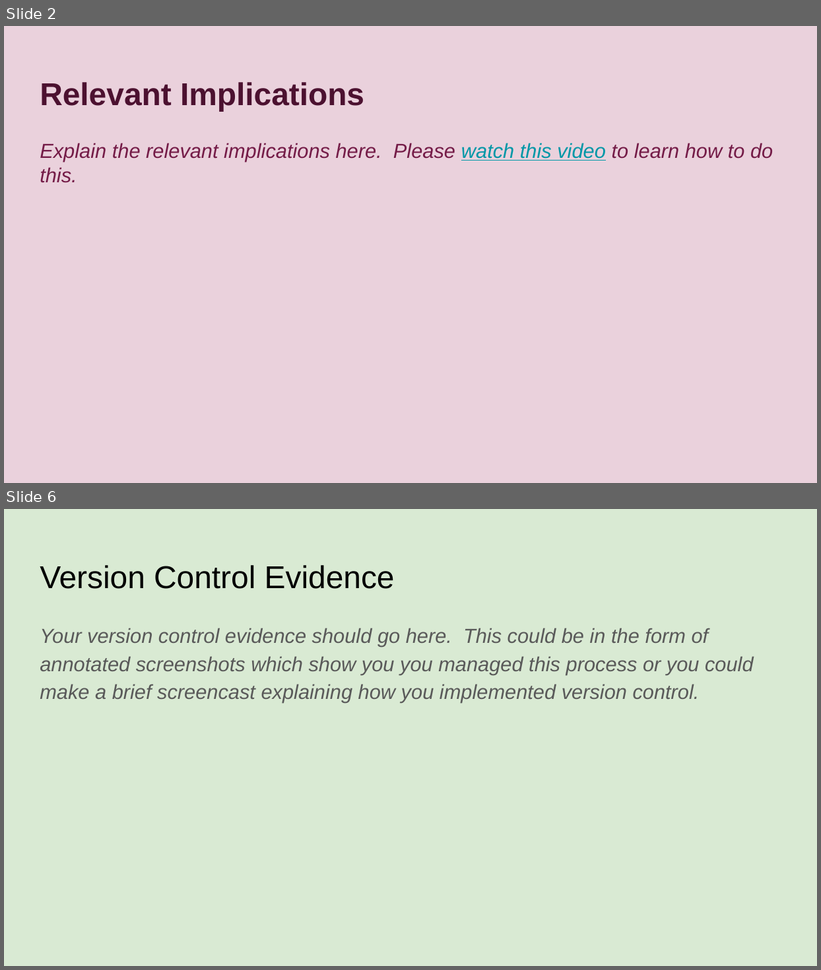
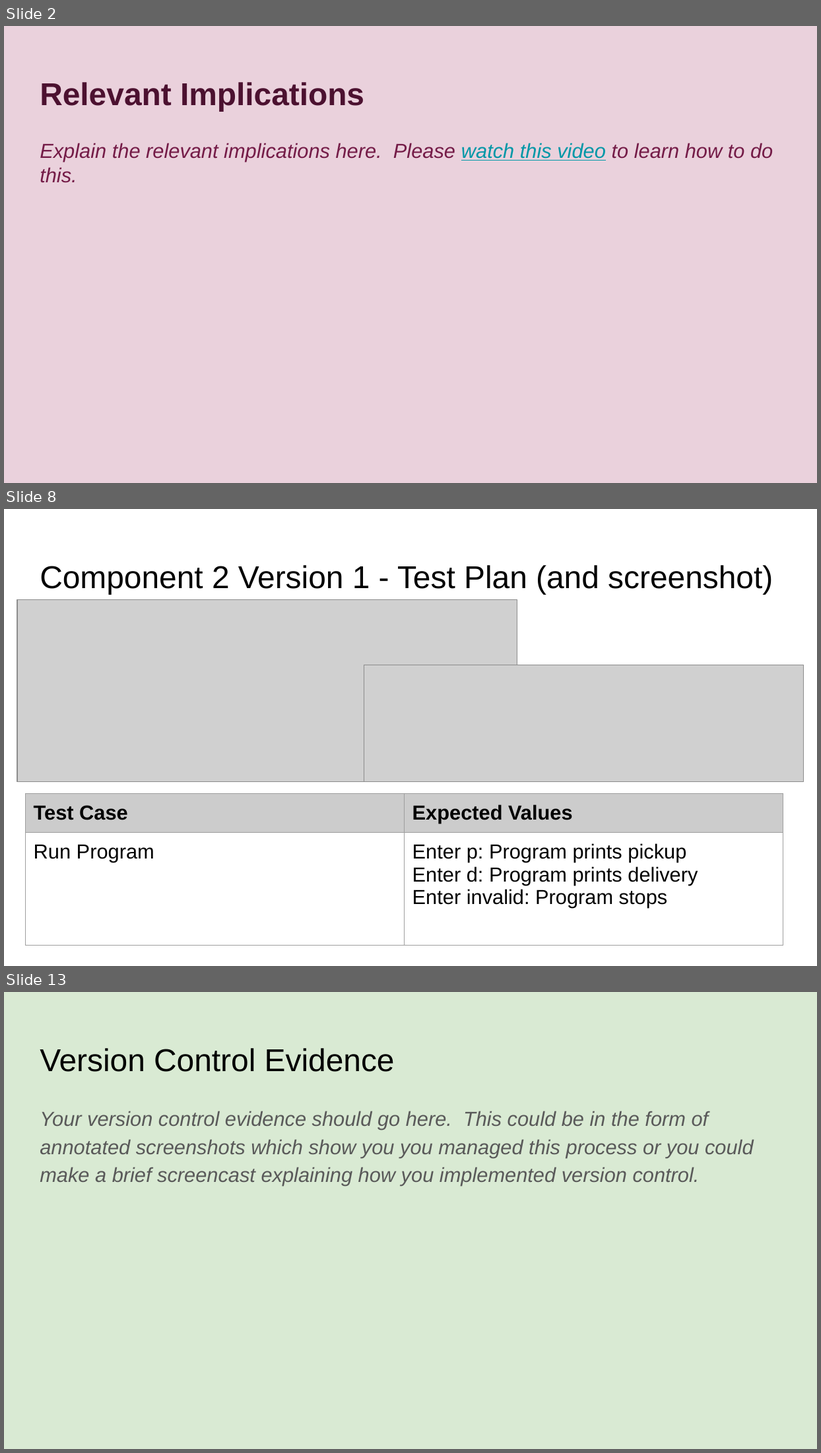
Before and after one commit to boatttt/Pizza_Bot, a slide deck: 022_91893+_+91897+Documentation.pptx. Shown one above the other, each under a label of ours: slides 2 and 6 before the commit, slides 2, 8 and 13 after it; the slides between them are not shown. The pictures are 821x970 and 821x1453 pixels, drawn with LibreOffice and Linux fonts; fonts in the diff are those of the drawing; grey boxes stand for pictures. Boxes give left, top, right and bottom in pixels: in the first picture for what was removed or moved away, otherwise in the second. Text is boxed around its words. In the diff, an @@ line names an element or a change of style, - is before the commit and + after.

Commit message:
Created Pickup or Delivery Menu
Created different versions of menu, refining it in version 4

```diff
--- a/022_91893+_+91897+Documentation.pptx
+++ b/022_91893+_+91897+Documentation.pptx
@@ slide 8 added at <box>4,509,817,966</box>, background #FFFFFF @@
@@ title added at <box>40,565,773,594</box>, 28 pt, text #000000 @@
+Component 2 Version 1 - Test Plan (and screenshot)
@@ picture added at <box>17,600,517,782</box> @@
@@ picture added at <box>364,665,804,782</box> @@
@@ table added at <box>25,793,783,947</box>, 2 rows, 2 columns @@
+Test Case | Expected Values
+Run Program | Enter p: Program prints pickup / Enter d: Program prints delivery / Enter invalid: Program stops
@@ what was slide 6 is now slide 13 @@
```
Also in this commit, not shown: 3 slides changed, 7 other slides added, 1 slide removed, 4 other files.
